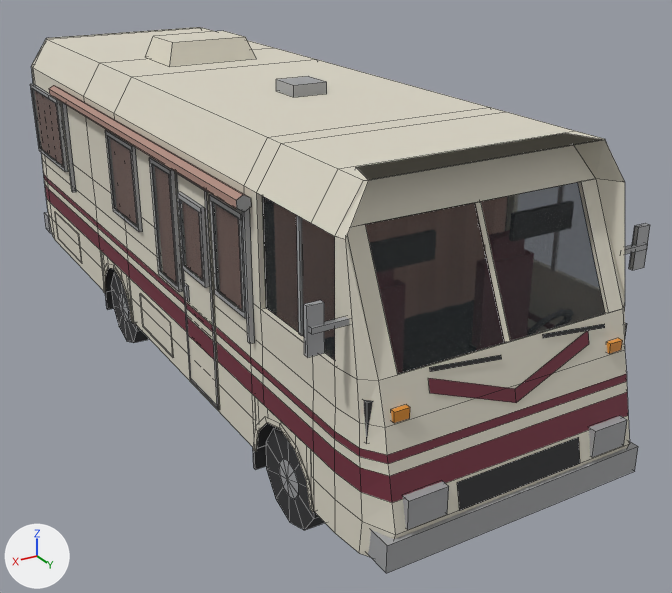
The Blender file assets/models/src/winnebago.blend: old version first, new version second.
Camera for both pictures: a camera (50 mm lens) standing at (3.92, 8.0, 4.48) and looking at (-0.48, 0.67, 0.81). Lighting does not change. The marker at lower left points along +X, +Y and +Z. The picture after the commit comes second. Mesh edges are drawn as thin lines.

Objects in the first picture: 'Winnebago', 'WinnebagoGlass'.
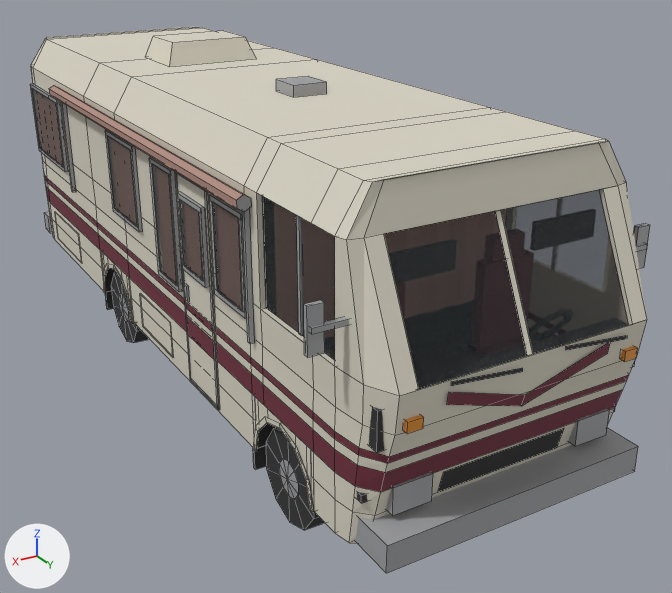
What differs and where, as boxes [x1, y1, x2, y2] in the pictures (672 x 593 px; the box of a moved part takes in the faces that stretch with it):
```json
{"object": "WinnebagoGlass", "change": "reshaped", "before": [33, 89, 605, 374], "after": [33, 89, 629, 389]}
{"part": 1, "of": "me_winnebago", "change": "moved or reshaped", "before": [475, 202, 510, 343], "after": [495, 210, 533, 356]}
{"part": 2, "of": "me_winnebago", "change": "moved or reshaped", "before": [543, 324, 605, 338], "after": [566, 335, 627, 350]}
{"part": 3, "of": "me_winnebago", "change": "moved or reshaped", "before": [430, 355, 502, 372], "after": [451, 368, 523, 386]}
{"part": 4, "of": "me_winnebago", "change": "moved or reshaped", "before": [403, 481, 449, 530], "after": [386, 472, 433, 516]}
{"part": 5, "of": "me_winnebago", "change": "moved or reshaped", "before": [391, 404, 410, 423], "after": [403, 415, 424, 434]}
{"part": 6, "of": "me_winnebago", "change": "moved or reshaped", "before": [589, 416, 627, 457], "after": [568, 408, 610, 446]}
{"part": 7, "of": "me_winnebago", "change": "moved or reshaped", "before": [607, 338, 623, 354], "after": [620, 346, 638, 362]}
{"part": 8, "of": "me_winnebago", "change": "moved or reshaped", "before": [428, 331, 589, 403], "after": [447, 342, 610, 406]}
{"part": 9, "of": "me_winnebago", "change": "moved or reshaped", "before": [335, 133, 638, 573], "after": [335, 139, 647, 573]}
{"part": 10, "of": "me_winnebago", "change": "moved or reshaped", "before": [31, 27, 201, 239], "after": [31, 27, 201, 239]}
{"part": 11, "of": "me_winnebagoglass", "change": "moved or reshaped", "before": [481, 182, 605, 341], "after": [501, 190, 629, 354]}
{"part": 12, "of": "me_winnebagoglass", "change": "moved or reshaped", "before": [365, 203, 504, 374], "after": [384, 211, 527, 389]}
```

Scene script edits in JSON lines:
```json
{"block": "me_winnebago", "where": "me_winnebago.from_pydata(...)  # 1246 vertices, 868 faces; spans x -1.46..1.46, y -4.0..4.0, z 0.0..3.14"}
{"block": "me_winnebago", "where": "# used by ob_winnebago; location = (0.0, 0.0, 0.0)"}
{"block": "me_winnebago", "change": "me_winnebago part 1: the loose piece of 4 vertices spanning x -0.03..0.03, y 3.32..3.72, z 1.71..2.59 is moved by (0.0, 0.22, 0.0)"}
{"block": "me_winnebago", "change": "me_winnebago part 2: the loose piece of 4 vertices spanning x -0.86..-0.28, y 3.76..3.79, z 1.63..1.71 is moved by (0.0, 0.22, 0.0)"}
{"block": "me_winnebago", "change": "me_winnebago part 3: the loose piece of 4 vertices spanning x 0.1..0.68, y 3.76..3.79, z 1.63..1.71 is moved by (0.0, 0.22, 0.0)"}
{"block": "me_winnebago", "change": "me_winnebago part 4: the loose piece of 8 vertices spanning x 0.66..0.98, y 3.92..4.0, z 0.72..0.94 is moved by (0.0, -0.18, 0.0)"}
{"block": "me_winnebago", "change": "me_winnebago part 5: the loose piece of 8 vertices spanning x 0.88..1.0, y 3.8..3.84, z 1.44..1.52 is moved by (0.0, 0.14, 0.0)"}
{"block": "me_winnebago", "change": "me_winnebago part 6: the loose piece of 8 vertices spanning x -0.98..-0.66, y 3.92..4.0, z 0.72..0.94 is moved by (0.0, -0.18, 0.0)"}
{"block": "me_winnebago", "change": "me_winnebago part 7: the loose piece of 8 vertices spanning x -1.0..-0.88, y 3.8..3.84, z 1.44..1.52 is moved by (0.0, 0.14, 0.0)"}
{"block": "me_winnebago", "change": "me_winnebago part 8: the loose piece of 6 vertices spanning x -0.7..0.7, y 3.78..3.86, z 1.3..1.65 is scaled about its middle by (1, -1.07, 1), then moved by (0.0, 0.14, 0.0)"}
{"block": "me_winnebago", "change": "me_winnebago part 9: 58 of 1246 vertices moved; they spanned x -1.17..1.17, y 3.18..3.99, z 0.42..2.92 and now span x -1.17..1.17, y 3.5..3.97, z 0.42..2.92; mean shift (0.0, 0.02, 0.0); largest move (0.88, 3.18, 2.92) -> (0.88, 3.5, 2.92)"}
{"block": "me_winnebago", "change": "me_winnebago part 10: 46 of 1246 vertices moved; they spanned x -1.19..1.19, y -3.95..-3.61, z 0.42..2.92 and now span x -1.19..1.19, y -3.93..-3.64, z 0.42..2.92; mean shift (0.0, 0.04, 0.0); largest move (1.15, -3.94, 0.7) -> (1.15, -3.82, 0.7)"}
{"block": "me_winnebagoglass", "where": "# used by ob_winnebagoglass; location = (0.0, 0.0, 0.0)"}
{"op": "remove", "block": "me_winnebagoglass", "code": "me_winnebagoglass.from_pydata(...)  # 56 vertices, 14 faces; spans x -1.23..1.24, y -3.93..3.72, z 1.35..2.6"}
{"op": "add", "block": "me_winnebagoglass", "code": "me_winnebagoglass.from_pydata(...)  # 56 vertices, 14 faces; spans x -1.23..1.24, y -3.94..3.94, z 1.35..2.6"}
{"block": "me_winnebagoglass", "change": "me_winnebagoglass part 11: the loose piece of 4 vertices spanning x -0.92..-0.03, y 3.32..3.72, z 1.71..2.59 is moved by (0.0, 0.22, 0.0)"}
{"block": "me_winnebagoglass", "change": "me_winnebagoglass part 12: the loose piece of 4 vertices spanning x 0.03..0.92, y 3.32..3.72, z 1.71..2.59 is moved by (0.0, 0.22, 0.0)"}
{"block": "me_winnebagoglass", "change": "other edits to the shape of me_winnebagoglass do not show in these pictures"}
```
